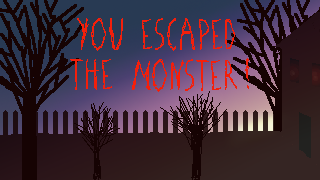
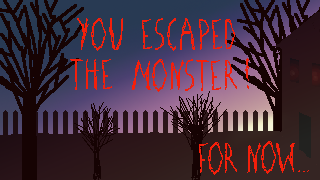
Layer changes from the first 320 x 180 image to the second:
painted on "Calque #2" over [199, 141, 309, 175]
